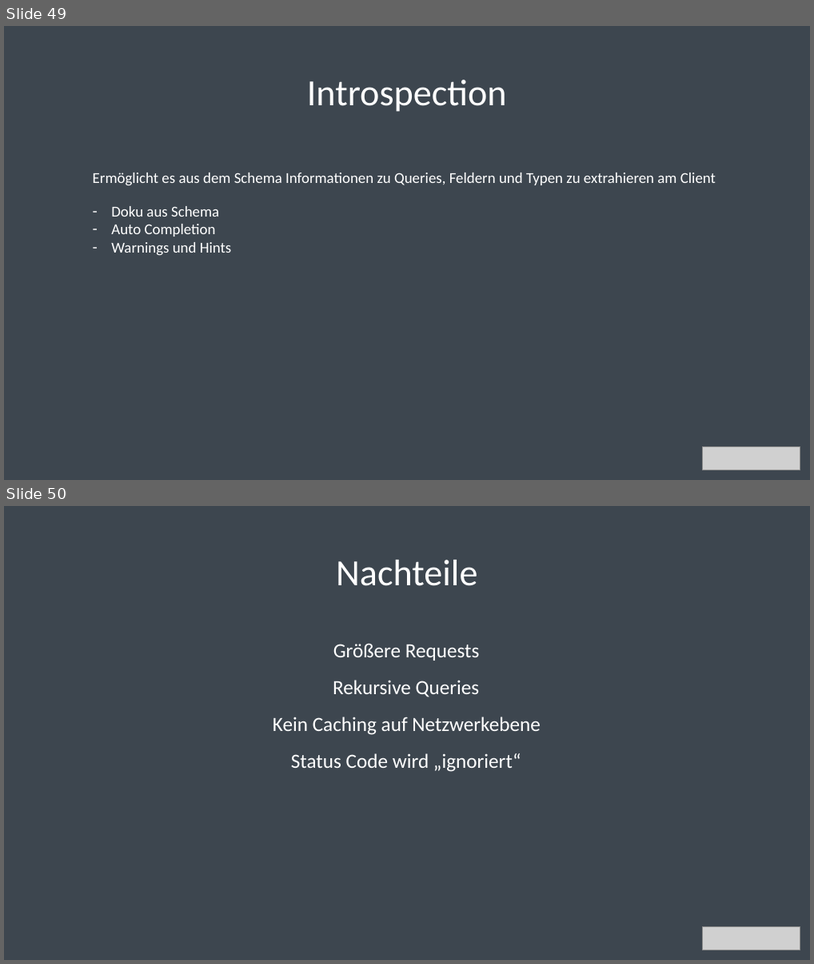
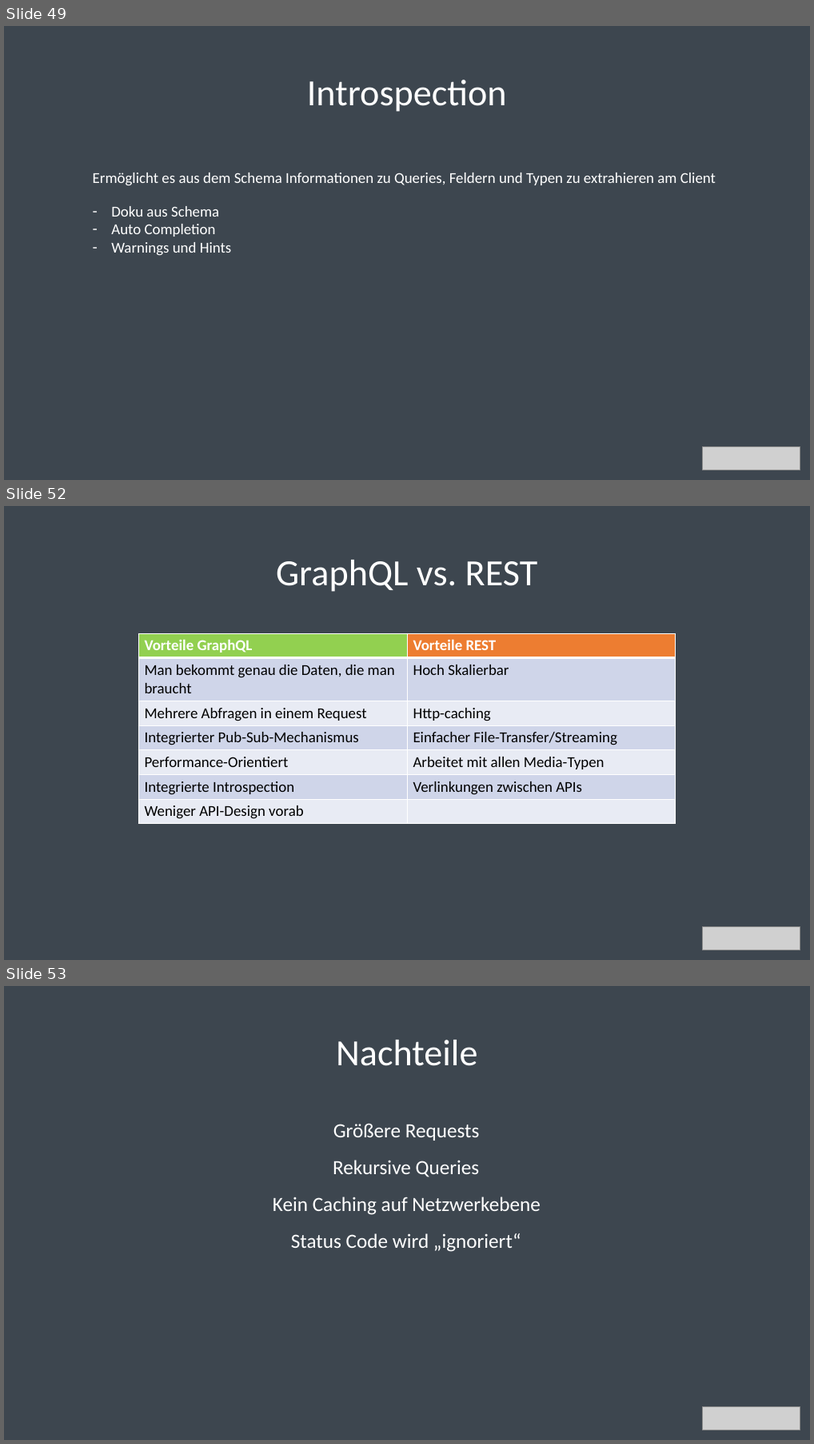
Before and after one commit to bytePassion/GraphQL-Talk, a slide deck: slides/GraphqlSlides.pptx. Shown one above the other, each under a label of ours: slides 49 and 50 before the commit, slides 49, 52 and 53 after it; the slides between them are not shown. The pictures are 814x964 and 814x1444 pixels, drawn with LibreOffice and Linux fonts; fonts in the diff are those of the drawing; grey boxes stand for pictures. Boxes give left, top, right and bottom in pixels: in the first picture for what was removed or moved away, otherwise in the second. Text is boxed around its words. In the diff, an @@ line names an element or a change of style, - is before the commit and + after.

```diff
--- a/slides/GraphqlSlides.pptx
+++ b/slides/GraphqlSlides.pptx
@@ slide 52 added at bbox=[4, 506, 810, 960], background #3D464F @@
@@ title added at bbox=[276, 560, 538, 592], 44 pt, text #FFFFFF @@
+GraphQL vs. REST
@@ table added at bbox=[138, 633, 675, 822], 7 rows, 2 columns @@
+Vorteile GraphQL | Vorteile REST
+Man bekommt genau die Daten, die man braucht | Hoch Skalierbar
+Mehrere Abfragen in einem Request | Http-caching
+Integrierter Pub-Sub-Mechanismus | Einfacher File-Transfer/Streaming
+Performance-Orientiert | Arbeitet mit allen Media-Typen
+Integrierte Introspection | Verlinkungen zwischen APIs
+Weniger API-Design vorab | 
@@ picture added at bbox=[702, 927, 800, 950] @@
@@ what was slide 50 is now slide 53 @@
```
Also in this commit, not shown: 2 other slides added.
